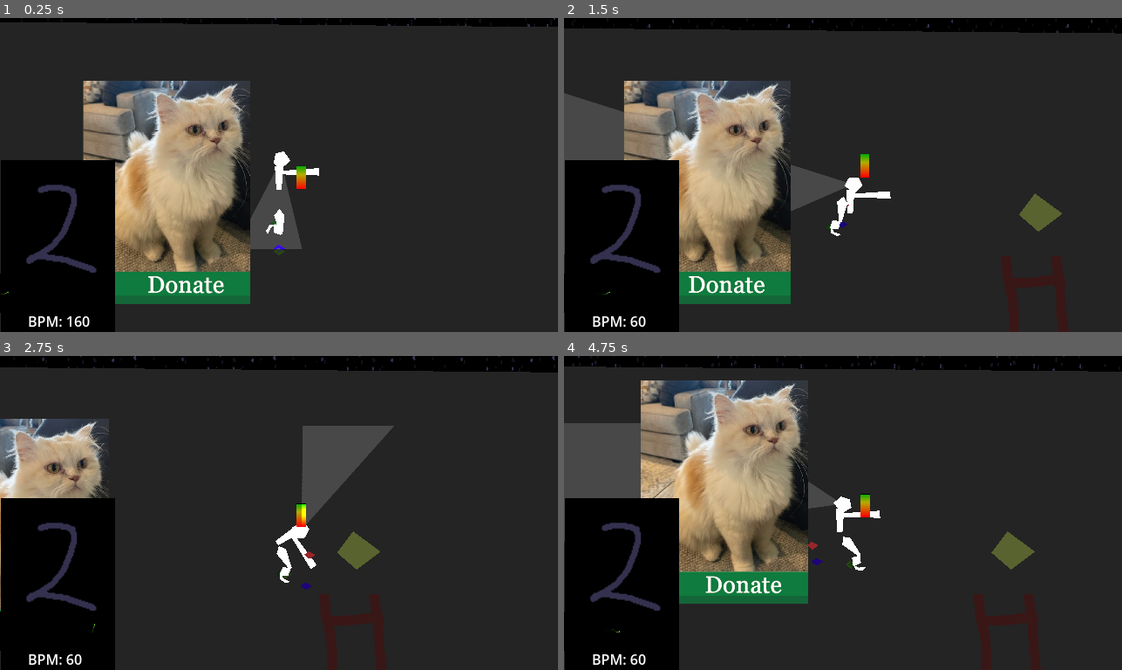
Above: before the commit, frames 1-4 (two rows, left to right).
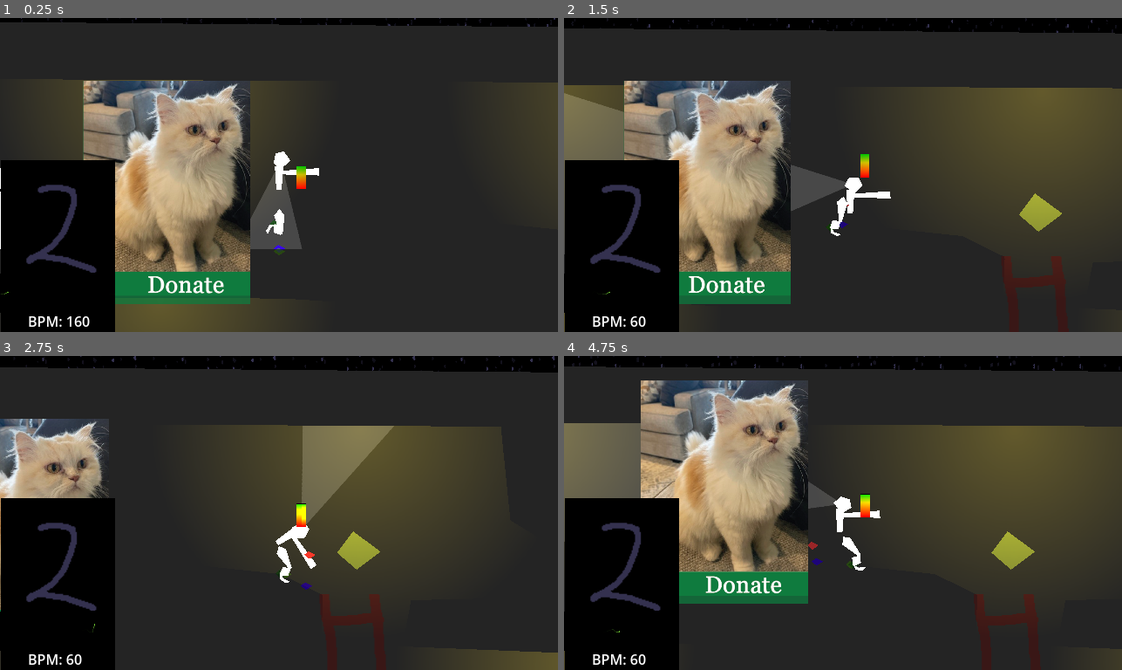
Above: after the commit, the same moments.

Repository: Parker-Vetter/SubwayUnderSea
Game: Godot game, scene res://Scenes/test_scene.tscn
The game is run twice, just before and just after one commit, with the same random seed, the same clock (stepped at 60 frames per second) and the same inputs.
Inputs (mouse positions are in pixels of both pictures, inside the frame that each line leads up to):
- Up to frame 1 (0.25 s): no input
- Up to frame 2 (1.5 s): move the mouse to (731, 196) at 0.52 s; press the mouse at (731, 196) at 0.53 s; hold D (right) 0.53-1.28 s; move the mouse to (731, 190) at 1.27 s; release the mouse at (731, 190) at 1.28 s; hold S (down) from 1.28 s (still down); click (731, 190) at 1.35 s
- Up to frame 3 (2.75 s): move the mouse to (334, 443) at 2.02 s; release S (down) at 2.03 s; press the mouse at (334, 443) at 2.03 s; hold D (right) from 2.03 s (still down)
- Up to frame 4 (4.75 s): move the mouse to (815, 575) at 2.77 s; release D (right) at 2.78 s; release the mouse at (815, 575) at 2.78 s; hold W (up) 2.78-3.53 s; click (815, 575) at 2.85 s; move the mouse to (1010, 560) at 3.52 s; press the mouse at (1010, 560) at 3.53 s; hold A (left) from 3.53 s (still down); move the mouse to (675, 465) at 4.27 s; release the mouse at (675, 465) at 4.28 s; click (675, 465) at 4.35 s

The runs differ from the first frame. In frame 1, 5.0% of the frame differs, in the area x 0-100%, y 19-100%; in frame 2, 16%; in frame 3, 16%; in frame 4, 18%, in the area x 0-100%, y 21-100%.

Commit message:
Vision cone works with O2 and added a light parent
Don't blame me for the art lmao

Diff:
--- a/subwaysea/Scenes/oxygenSystem.tscn
+++ b/subwaysea/Scenes/oxygenSystem.tscn
@@ -1,12 +1,19 @@
-[gd_scene load_steps=3 format=3 uid="uid://bjcgghhh053jy"]
+[gd_scene load_steps=4 format=3 uid="uid://bjcgghhh053jy"]
 
 [ext_resource type="Script" path="res://Scripts/OxygenMachine.gd" id="1_8dnk0"]
+[ext_resource type="Texture2D" uid="uid://c7ywavpryni5k" path="res://assets/oxy_fixed.png" id="2_tlngf"]
 
 [sub_resource type="RectangleShape2D" id="RectangleShape2D_7qbeo"]
-size = Vector2(4.15748, 1.2069)
+size = Vector2(4.15748, 1.21342)
 
 [node name="OxygenSystem" type="Node2D"]
 script = ExtResource("1_8dnk0")
+
+[node name="Sprite2D" type="Sprite2D" parent="."]
+texture_filter = 1
+position = Vector2(65, 46.5)
+scale = Vector2(2.03125, 1.45313)
+texture = ExtResource("2_tlngf")
 
 [node name="BodyOfMachine" type="StaticBody2D" parent="."]
 position = Vector2(0, 3)
@@ -21,7 +28,7 @@
 collision_mask = 3
 
 [node name="CollisionShape2D" type="CollisionShape2D" parent="FillUpArea"]
-position = Vector2(-0.0799522, 0.00326192)
+position = Vector2(-0.0799513, 0.00652307)
 shape = SubResource("RectangleShape2D_7qbeo")
 
 [node name="Up" type="Timer" parent="."]
--- a/subwaysea/Scenes/test_scene.tscn
+++ b/subwaysea/Scenes/test_scene.tscn
@@ -1,18 +1,22 @@
-[gd_scene load_steps=19 format=3 uid="uid://dn0mkea57a3cw"]
+[gd_scene load_steps=23 format=3 uid="uid://dn0mkea57a3cw"]
 
 [ext_resource type="PackedScene" uid="uid://cc0kb5tbuiykm" path="res://Scenes/player.tscn" id="1_eeyxp"]
 [ext_resource type="Texture2D" uid="uid://c6gm2uw0xbpr4" path="res://assets/bottom_bubbles.png" id="1_qtfo6"]
+[ext_resource type="Texture2D" uid="uid://dcgdftmbhk2d3" path="res://Icons/2d_lights_and_shadows_neutral_point_light.webp" id="1_wmx6u"]
 [ext_resource type="Texture2D" uid="uid://c4vjbsqie46d8" path="res://assets/top_bubbles.png" id="2_jox0j"]
 [ext_resource type="PackedScene" uid="uid://bjcgghhh053jy" path="res://Scenes/oxygenSystem.tscn" id="2_lhl1p"]
+[ext_resource type="Script" path="res://Scripts/flicker_light.gd" id="2_xkchl"]
 [ext_resource type="PackedScene" uid="uid://beb14gfytx36" path="res://Scenes/PlayerOxyTank.tscn" id="3_xpj87"]
 [ext_resource type="Script" path="res://Scripts/playerUIFollow.gd" id="4_v31gu"]
 [ext_resource type="PackedScene" uid="uid://cqdxwpt8n357u" path="res://level_making/camerasystem.tscn" id="5_5gy3l"]
 [ext_resource type="PackedScene" uid="uid://c7wtkgsvif50g" path="res://level_making/ladder.tscn" id="6_pxrql"]
 [ext_resource type="PackedScene" uid="uid://s3pth3bvbbvt" path="res://Scenes/Sanity System.tscn" id="7_1hrf3"]
-[ext_resource type="PackedScene" uid="uid://bmj1p78ddcow4" path="res://Scenes/Supply Grabber/supplyGrabber.tscn" id="10_bb45b"]
+[ext_resource type="PackedScene" uid="uid://smk00qmpdu36" path="res://Scenes/Supply Grabber/supplyGrabber.tscn" id="10_bb45b"]
 [ext_resource type="Script" path="res://Scripts/tobedeleted.gd" id="11_8qv8o"]
-[ext_resource type="PackedScene" uid="uid://smk00qmpdu36" path="res://Scenes/Supply Grabber/supplyGrabber.tscn" id="10_bb45b"]
 [ext_resource type="PackedScene" uid="uid://gnxhj7qlcejs" path="res://Scenes/FaceDisplay.tscn" id="11_epfey"]
+
+[sub_resource type="CanvasItemMaterial" id="CanvasItemMaterial_upv4y"]
+light_mode = 2
 
 [sub_resource type="OccluderPolygon2D" id="OccluderPolygon2D_8026o"]
 polygon = PackedVector2Array(-452.5, -33, -461.5, 19, -77.5, 21, 186.5, 38, 186.5, 168, 262.5, 156, 303.5, 22, 305.5, -32, 256.5, -56, 123.5, -70, -0.5, -36)
@@ -42,6 +46,92 @@
 size = Vector2(41, 37)
 
 [node name="TestScene" type="Node2D"]
+
+[node name="LightParent" type="Node2D" parent="."]
+
+[node name="light" type="PointLight2D" parent="LightParent"]
+material = SubResource("CanvasItemMaterial_upv4y")
+position = Vector2(966, 404)
+scale = Vector2(0.675705, 0.675705)
+color = Color(1, 0.85098, 0.129412, 0.294118)
+energy = 6.0
+shadow_enabled = true
+texture = ExtResource("1_wmx6u")
+texture_scale = 2.8
+height = 10.0
+script = ExtResource("2_xkchl")
+
+[node name="light2" type="PointLight2D" parent="LightParent"]
+material = SubResource("CanvasItemMaterial_upv4y")
+position = Vector2(1464, 412)
+scale = Vector2(0.675705, 0.675705)
+color = Color(1, 0.85098, 0.129412, 0.294118)
+energy = 6.0
+shadow_enabled = true
+texture = ExtResource("1_wmx6u")
+texture_scale = 2.35
+height = 10.0
+script = ExtResource("2_xkchl")
+
+[node name="light3" type="PointLight2D" parent="LightParent"]
+material = SubResource("CanvasItemMaterial_upv4y")
+position = Vector2(403, 399)
+scale = Vector2(0.675705, 0.675705)
+color = Color(1, 0.85098, 0.129412, 0.294118)
+energy = 6.0
+shadow_enabled = true
+texture = ExtResource("1_wmx6u")
+texture_scale = 2.35
+height = 10.0
+script = ExtResource("2_xkchl")
+
+[node name="light4" type="PointLight2D" parent="LightParent"]
+material = SubResource("CanvasItemMaterial_upv4y")
+position = Vector2(398, 649)
+scale = Vector2(0.675705, 0.675705)
+color = Color(1, 0.85098, 0.129412, 0.294118)
+energy = 6.0
+shadow_enabled = true
+texture = ExtResource("1_wmx6u")
+texture_scale = 2.35
+height = 10.0
+script = ExtResource("2_xkchl")
+
+[node name="light5" type="PointLight2D" parent="LightParent"]
+material = SubResource("CanvasItemMaterial_upv4y")
+position = Vector2(1930, 727)
+scale = Vector2(0.675705, 0.675705)
+color = Color(1, 0.85098, 0.129412, 0.294118)
+energy = 6.0
+shadow_enabled = true
+texture = ExtResource("1_wmx6u")
+texture_scale = 2.35
+height = 10.0
+script = ExtResource("2_xkchl")
+
+[node name="light6" type="PointLight2D" parent="LightParent"]
+material = SubResource("CanvasItemMaterial_upv4y")
+position = Vector2(1356, 1052)
+scale = Vector2(0.675705, 0.675705)
+color = Color(1, 0.85098, 0.129412, 0.294118)
+energy = 6.0
+shadow_enabled = true
+texture = ExtResource("1_wmx6u")
+texture_scale = 2.35
+height = 10.0
+script = ExtResource("2_xkchl")
+
+[node name="light7" type="PointLight2D" parent="LightParent"]
+material = SubResource("CanvasItemMaterial_upv4y")
+position = Vector2(1207, 672)
+scale = Vector2(0.675705, 0.675705)
+color = Color(1, 0.85098, 0.129412, 0.294118)
+energy = 6.0
+shadow_enabled = true
+texture = ExtResource("1_wmx6u")
+texture_scale = 2.35
+height = 10.0
+script = ExtResource("2_xkchl")
 
 [node name="Parallax Background" type="Node2D" parent="."]
 
--- a/subwaysea/Scripts/OxygenMachine.gd
+++ b/subwaysea/Scripts/OxygenMachine.gd
@@ -5,8 +5,14 @@
 var oxygenAmount = 100
 var oxygenCap = 100
 
+var currentSprite = load("res://assets/oxy_fixed.png")
+
 @onready var face_display: Node2D = $"../FaceDisplay"
 @onready var playerOxyTank = get_parent().find_child("PlayerOxyTank").get_child(0)
+@onready var sprite: Sprite2D = $Sprite2D
+@onready var fixedSprite = load("res://assets/oxy_fixed.png")
+@onready var brokenSprite = load("res://assets/oxy_broken.png")
+
 
 signal oxygen_threshold_changed(oxygen_threshold)
 
@@ -16,6 +22,8 @@
 func _process(delta: float) -> void:
 	playerOxyTank.set("value", oxygenAmount)
 	determine_oxygen_threshold()
+	if Input.is_action_just_pressed("left_mouse"):
+		hasSpriteChanged()
 
 func addOxygen():
 	if oxygenAmount < oxygenCap:
@@ -53,3 +61,14 @@
 
 func _on_sanity_system_oxygen_multiplier_changed(new_multiplier: Variant) -> void:
 	multiplier = new_multiplier
+
+#set the sprite texture to the variable currentSprite
+func changeSprite():
+	sprite.texture = currentSprite
+
+#function to change the check the sprite and change the currentSprite variable
+func hasSpriteChanged():
+	if sprite.texture == fixedSprite:
+		currentSprite = brokenSprite
+	elif  sprite.texture == brokenSprite:
+		currentSprite = fixedSprite
--- a/subwaysea/Scripts/follow_mouse.gd
+++ b/subwaysea/Scripts/follow_mouse.gd
@@ -10,6 +10,5 @@
 func isRayColliding():
 	if ray.is_colliding(): #checks if the ray is colliding
 		target = ray.get_collider() #creates a var called target
-		if target.name == "imgoingtoshityourself": #checks if the target is a specific target
-			target.setColor()
-		#print(ray.get_collider())
+		if target != null and target.get_parent().name == "OxygenSystem": #checks if the target is a specific target
+			target.get_parent().changeSprite()
Binary file added: subwaysea/assets/oxy_broken.png
Not shown, added: subwaysea/assets/oxy_broken.png.import
Binary file added: subwaysea/assets/oxy_fixed.png
Not shown, added: subwaysea/assets/oxy_fixed.png.import
